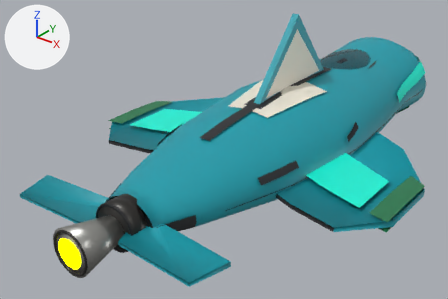
The glTF model ThoriumGap_JS/models/Ship_Orca_809222.glb: old version first, new version second.
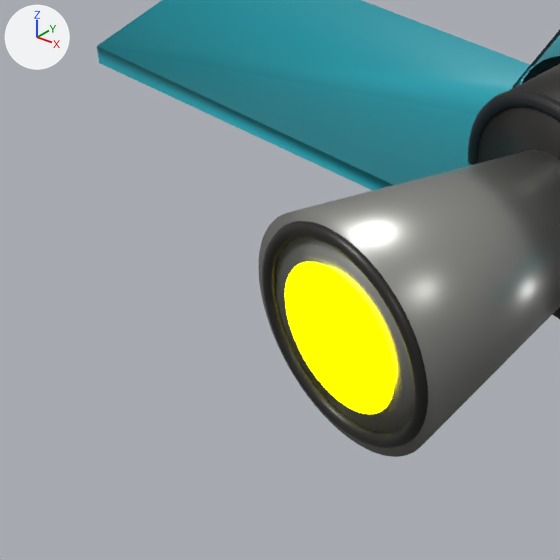
Each version is shown whole from a camera (50 mm lens) standing at (4.21, -6.86, 3.48) and looking at (-0.51, -0.97, -0.18), then close up on the part from 0% to 26% of the width and 62% to 100% of the height. The axes (+X, +Y, +Z) are drawn at upper left. The lights are the same throughout. The last two pictures show the newer version. Where no turn or scale is listed for an object, it has been applied to the vertices.

The first close-up shows 'EngineBell_MainLargeBurnishedNozzle', 'EngineEmitter', 'EngineLip_MainDarkNozzleRim', 'EngineMount_AftHullDarkTrimRing', 'EngineMount_AftIntegratedRoundSocket', 'TailFluke_Left_SweptAftStabilizer' and 2 more.
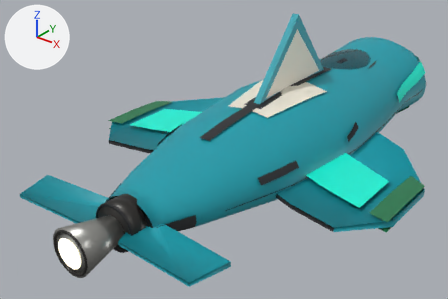
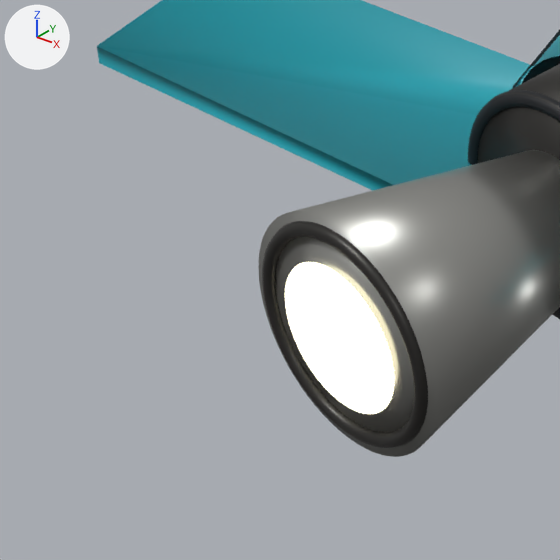
Location of each change, [x1, y1, x2, y2] in pixels of the close-ups (560 x 560 px):
'EngineEmitter', recoloured (yellow to beige): [285, 262, 394, 414] in both

Patch to the scene script:
```diff
--- a/ThoriumGap_JS/models/Ship_Orca_809222.glb.py
+++ b/ThoriumGap_JS/models/Ship_Orca_809222.glb.py
@@ mat_engineglow @@
 mat_engineglow.roughness = 1.0
-mat_engineglow.emission_color = (1.0, 1.0, 0.0)  # yellow #ffff00
+mat_engineglow.emission_color = (0.62, 0.57, 0.4)  # beige #cec7aa
 mat_engineglow.emission_strength = 5.0
```
